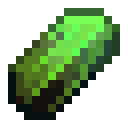
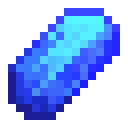
Comparing the layer stacks of the two 128x128 images. Changes:
"anchor_owned copy": opacity 21% → 87%, masked it over (8, 8, 120, 120)
painted on "ender" over (8, 72, 96, 120)
